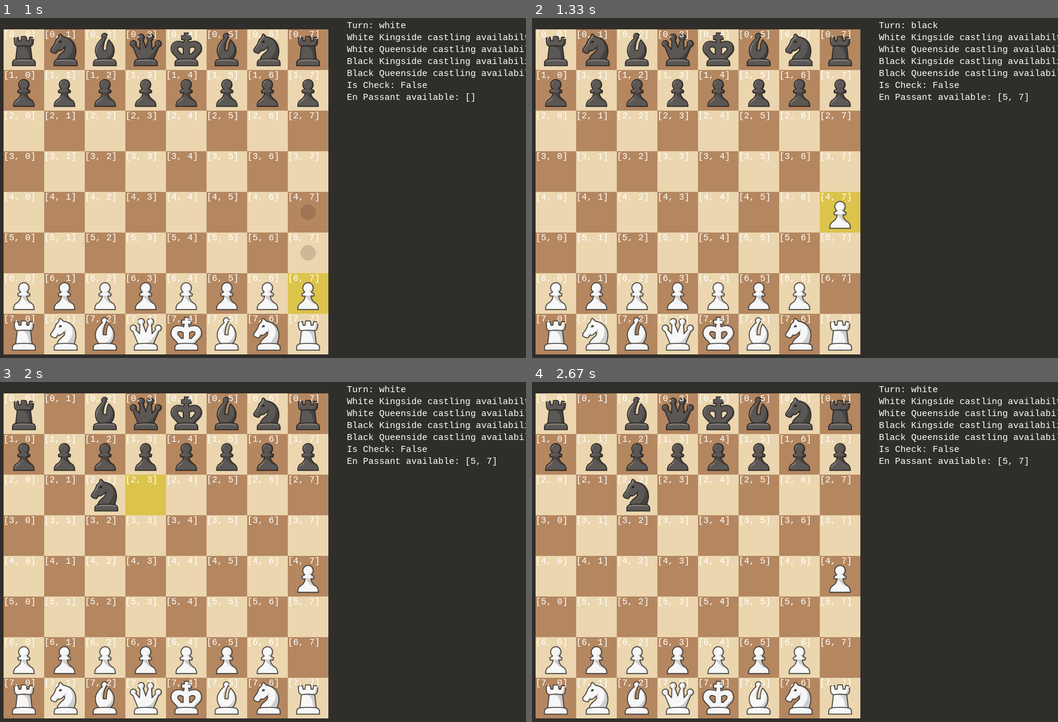
Above: before the commit, frames 1-4 (two rows, left to right).
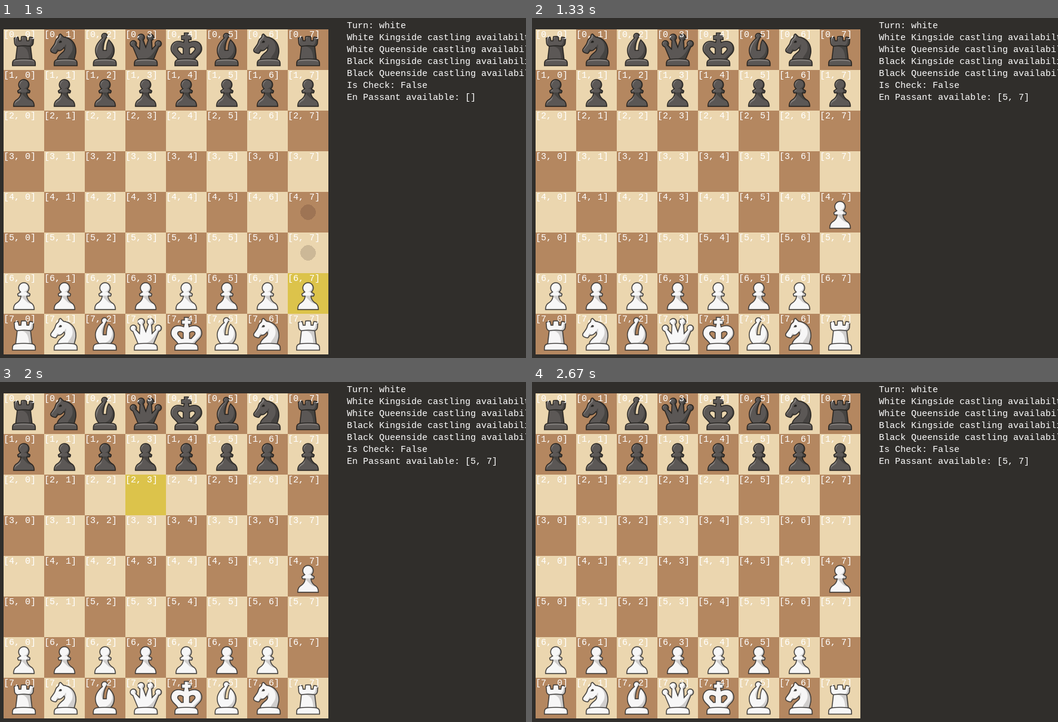
Above: after the commit, the same moments.

Repository: bencheshire18/Starter_Chess_Game
Game: pygame game, started from main.py
The game is run twice, just before and just after one commit, with the same random seed, the same clock (stepped at 60 frames per second) and the same inputs.
Inputs (mouse positions are in pixels of both pictures, inside the frame that each line leads up to):
- Up to frame 1 (1 s): click (257, 194) at 0.38 s; click (310, 273) at 0.77 s
- Up to frame 2 (1.33 s): click (852, 225) at 1.15 s
- Up to frame 3 (2 s): click (131, 487) at 1.62 s; move the mouse to (462, 691) at 1.93 s
- Up to frame 4 (2.67 s): click (994, 691) at 2.15 s; move the mouse to (700, 439) at 2.5 s

Frame 1 is identical in both runs. In frame 2, 0.8% of the frame differs, in the area x 54-78%, y 1-64%; in frame 3, 0.7%; in frame 4, 0.7%.

Commit message:
Basic updates

Diff:
--- a/game/game.py
+++ b/game/game.py
@@ -65,40 +65,41 @@
         print("CHECKMATE!")
         running = False
 
+    # Engine Path
+    # print(f"Active player: {status.active_player}\nHuman player : {human_player}")
     if status.active_player != human_player:
+        # Generate legal moves
         all_legal_moves = generate_all_legal_moves.generate_all_legal_moves(board, status)
+        # Make a move
         simple_engines.make_random_move(all_legal_moves, board, status)
-        status.toggle_turn()
+        # Unselect square
         square_selected = False
         continue
 
     # Human path
-    else:
-        if square_selected == True:
-            # Draw highlighted squares (not needed in engine path)
-            draw_highlighted_squares.draw(window, row, col)
-            # assign active piece (done within generate_all_legal_moves)
-            active_piece = board.grid[row][col]
-            if active_piece is not None:
-                if [row, col] in legal_moves:
-                    board.move_piece(start_square, [row, col], status)
-                    status.toggle_turn()
-                    square_selected = False
-                    continue
-                start = [row, col]
-                legal_moves = active_piece.get_legal_moves(start, board, status, False)
-                legal_moves = board.trim_legal_moves(start, legal_moves, status)
-                checkmate_counter = 0
+    elif square_selected == True:
+        # Draw highlighted squares (not needed in engine path)
+        draw_highlighted_squares.draw(window, row, col)
+        # assign active piece (done within generate_all_legal_moves)
+        active_piece = board.grid[row][col]
+        if active_piece is not None:
+            if [row, col] in legal_moves:
+                board.move_piece(start_square, [row, col], status)
+                square_selected = False
+                continue
+            start = [row, col]
+            legal_moves = active_piece.get_legal_moves(start, board, status, False)
+            legal_moves = board.trim_legal_moves(start, legal_moves, status)
+            checkmate_counter = 0
 
-                draw_legal_moves.draw_legal_moves(window, legal_moves, board, status)
-                start_square = [row, col]
-            else:
-                if [row, col] in legal_moves:
-                    board.move_piece(start_square, [row, col], status)
-                    status.toggle_turn()
-                    square_selected = False
-                legal_moves = []
-                start_square = []
+            draw_legal_moves.draw_legal_moves(window, legal_moves, board, status)
+            start_square = [row, col]
+        else:
+            if [row, col] in legal_moves:
+                board.move_piece(start_square, [row, col], status)
+                square_selected = False
+            legal_moves = []
+            start_square = []
 
     draw_pieces.draw_pieces(window, board.grid)
     display_info.write_active_player(status, window)
